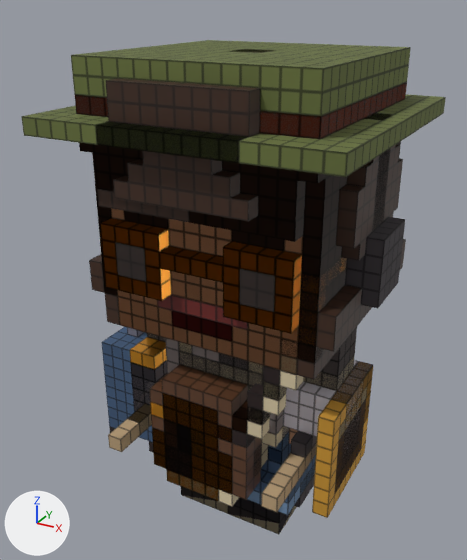
Before and after pictures for a commit that changed the glTF model game/assets/chars/parts/parts_petite.glb.
One viewpoint serves both versions: a camera (50 mm lens) standing at (0.875, -1.702, 1.69) and looking at (-0.079, 0.034, 0.823). Arrows for +X, +Y and +Z are at lower left; the lights stay in place. The picture after the commit comes second.

The first picture shows 'bass', 'glasses_tinted', 'guitar', 'hair_bob', 'hair_curly', 'hair_long', 'hair_ponytail', 'hair_quiff', 'hat_bucket', 'head_round', 'headphones', 'vinyl' and 39 more.
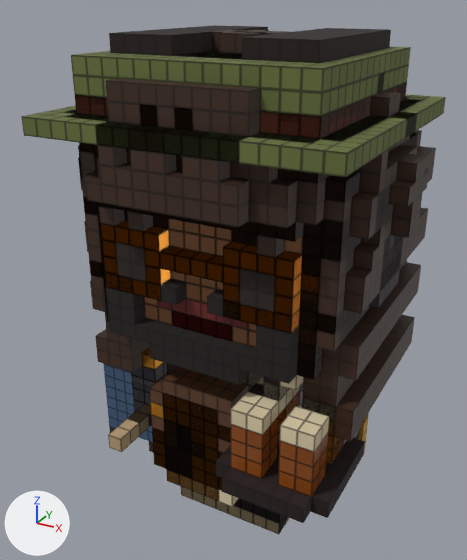
The change, as a diff of the scene's bpy script:
```diff
--- a/game/assets/chars/parts/parts_petite.glb.py
+++ b/game/assets/chars/parts/parts_petite.glb.py
@@ mat_vest__stoolblack @@
+mat_vest__stoolblack = bpy.data.materials.new('vest__StoolBlack')
+# colours: black #231211
+# uses the picture img_bc_seam
@@ mat_vest_2__charcoal @@
+mat_vest_2__charcoal = bpy.data.materials.new('vest_2__Charcoal')
+# colours: dark grey #423c40
+# uses the picture img_bc_seam
@@ mat_tray_3__cream @@
+mat_tray_3__cream = bpy.data.materials.new('tray_3__Cream')
+# colours: beige #e0cfab
+# uses the picture img_bc_seam
@@ mat_tray__stoolblack @@
+mat_tray__stoolblack = bpy.data.materials.new('tray__StoolBlack')
+# colours: black #231211
+# uses the picture img_bc_seam
@@ mat_tray_2__bottleamber @@
+mat_tray_2__bottleamber = bpy.data.materials.new('tray_2__BottleAmber')
+# colours: brown #8e4d1b
+# uses the picture img_bc_seam
@@ mat_hat_fedora_2__charcoal @@
+mat_hat_fedora_2__charcoal = bpy.data.materials.new('hat_fedora_2__Charcoal')
+# colours: dark grey #423c40
+# uses the picture img_bc_seam
@@ mat_hat_fedora__stoolblack @@
+mat_hat_fedora__stoolblack = bpy.data.materials.new('hat_fedora__StoolBlack')
+# colours: black #231211
+# uses the picture img_bc_seam
@@ mat_beer_left_2__cream @@
+mat_beer_left_2__cream = bpy.data.materials.new('beer_left_2__Cream')
+# colours: beige #e0cfab
+# uses the picture img_bc_seam
@@ mat_beer_left__bottleamber @@
+mat_beer_left__bottleamber = bpy.data.materials.new('beer_left__BottleAmber')
+# colours: brown #8e4d1b
+# uses the picture img_bc_seam
@@ mat_beard__hairblack @@
+mat_beard__hairblack = bpy.data.materials.new('beard__HairBlack')
+# colours: black #1f1717
+# uses the picture img_bc_seam
@@ ob_vest @@
+ob_vest = bpy.data.objects.new('vest', me_vest)  # 44 vertices, 64 faces; spans x -0.2..0.2, y -0.25..0.2, z 0.35..0.75
+ob_vest.location = (0.0, 0.0, 0.0)
@@ ob_tray @@
+ob_tray = bpy.data.objects.new('tray', me_tray)  # 72 vertices, 118 faces; spans x 0.1..0.45, y -0.45..-0.05, z 0.4..0.65
+ob_tray.location = (0.0, 0.0, 0.0)
@@ ob_hat_fedora @@
+ob_hat_fedora = bpy.data.objects.new('hat_fedora', me_hat_fedora)  # 52 vertices, 76 faces; spans x -0.4..0.4, y -0.4..0.4, z 1.35..1.6
+ob_hat_fedora.location = (0.0, 0.0, 0.0)
@@ ob_hair_wavy @@
+ob_hair_wavy = bpy.data.objects.new('hair_wavy', me_hair_wavy)  # 195 vertices, 292 faces; spans x -0.45..0.45, y -0.35..0.45, z 0.55..1.45
+ob_hair_wavy.location = (0.0, 0.0, 0.0)
@@ ob_hair_shaggy @@
+ob_hair_shaggy = bpy.data.objects.new('hair_shaggy', me_hair_shaggy)  # 189 vertices, 314 faces; spans x -0.4..0.4, y -0.35..0.4, z 0.8..1.5
+ob_hair_shaggy.location = (0.0, 0.0, 0.0)
@@ ob_hair_afro @@
+ob_hair_afro = bpy.data.objects.new('hair_afro', me_hair_afro)  # 991 vertices, 1588 faces; spans x -0.5..0.5, y -0.45..0.5, z 0.95..1.6
+ob_hair_afro.location = (0.0, 0.0, 0.0)
@@ ob_beer_left @@
+ob_beer_left = bpy.data.objects.new('beer_left', me_beer_left)  # 12 vertices, 20 faces; spans x 0.2..0.3, y -0.2..-0.1, z 0.35..0.55
+ob_beer_left.location = (0.0, 0.0, 0.0)
@@ ob_beard @@
+ob_beard = bpy.data.objects.new('beard', me_beard)  # 62 vertices, 92 faces; spans x -0.35..0.35, y -0.35..-0.1, z 0.7..1.0
+ob_beard.location = (0.0, 0.0, 0.0)
```

Location of each change, (x1, y1, x2, y2) in pixels of the pictures (467 x 560 px):
'hair_afro', added
    after: (78, 30, 429, 274)
'hair_wavy', added
    after: (78, 130, 436, 442)
'tray', added
    after: (216, 376, 365, 523)
    faces in mat_tray__stoolblack: (216, 438, 365, 523)
    faces in mat_tray_2__bottleamber: (231, 390, 344, 497)
    faces in mat_tray_3__cream: (231, 376, 336, 452)
'beard', added
    after: (101, 252, 322, 385)
'hat_fedora', added
    after: (66, 25, 420, 143)
'hair_shaggy', added (mostly hidden)
    after: (75, 82, 418, 334)
'vest', added (mostly hidden)
    after: (167, 364, 262, 390)
'beer_left', added (mostly hidden)
    after: (297, 404, 302, 408)
'hair_curly', unchanged, covered by the edit
    before: (95, 145, 403, 269)
    after: (303, 145, 395, 247)
'hair_bob', unchanged, covered by the edit
    before: (89, 145, 406, 352)
    after: (89, 204, 401, 352)
'vinyl', unchanged, covered by the edit
    before: (312, 361, 373, 518)
    after: (313, 413, 369, 518)
'headphones', unchanged, covered by the edit
    before: (345, 113, 405, 308)
    after: (366, 116, 403, 308)
